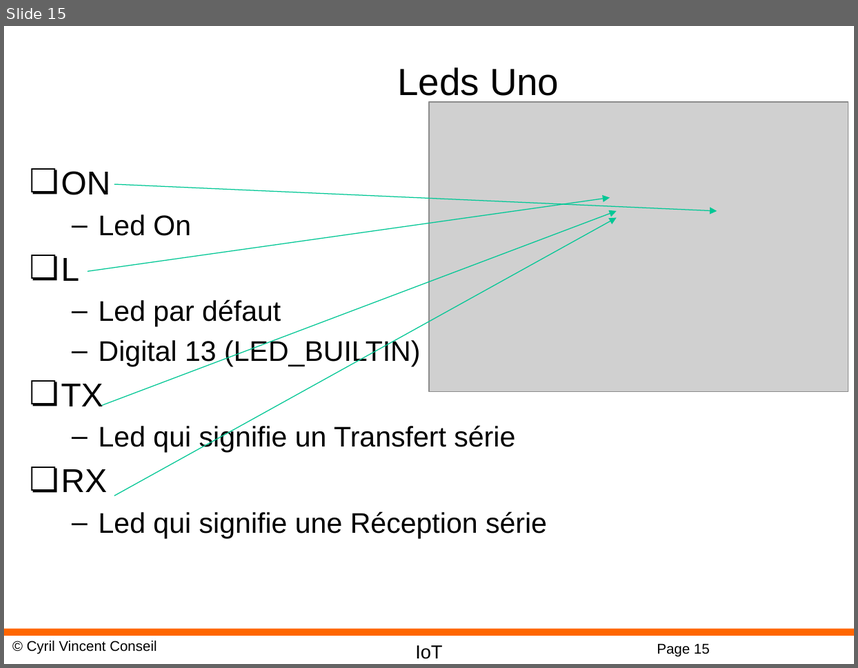
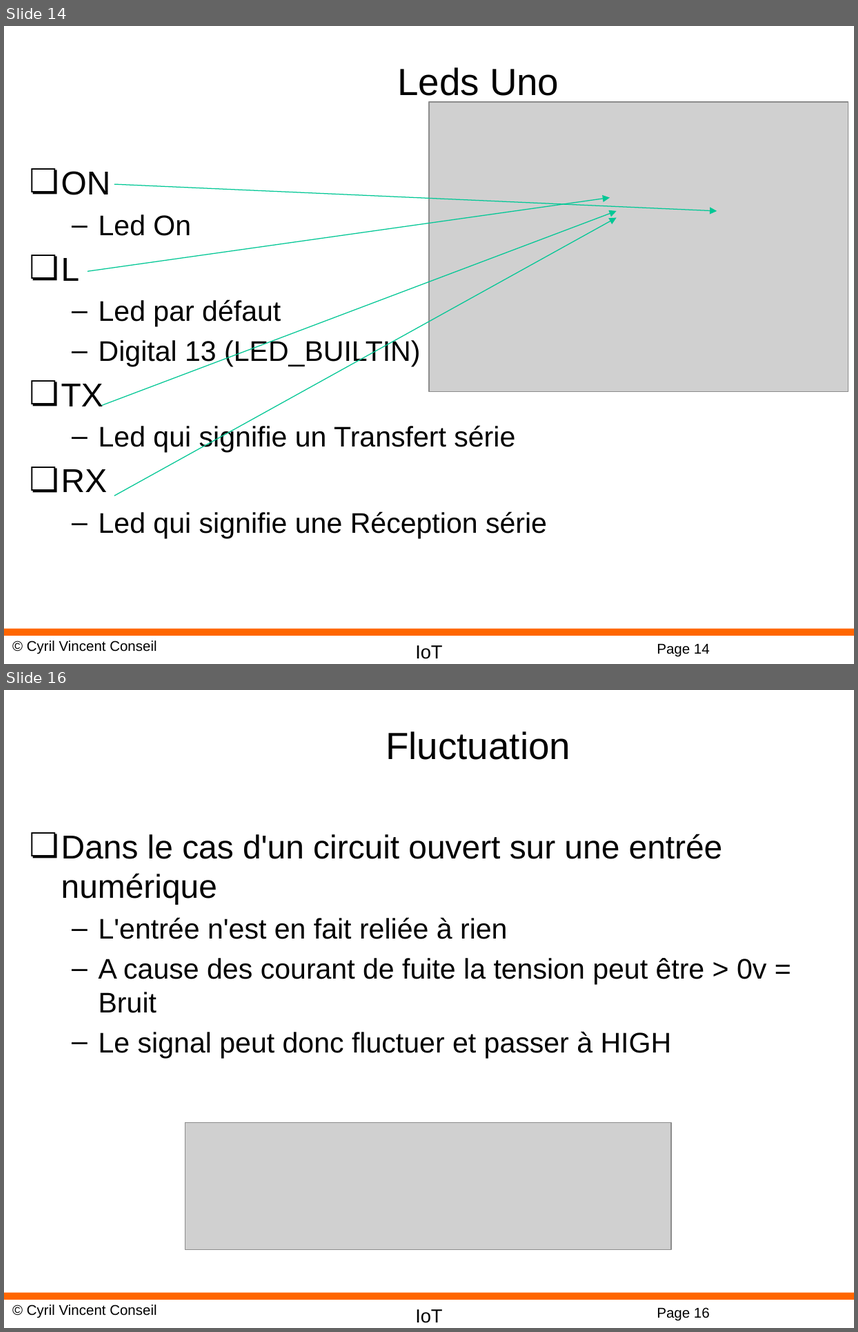
Before and after one commit to cyrilvincent/IoT, a slide deck: ppt/IoT03-ArduinoCabling.pptx. Shown one above the other, each under a label of ours: slide 15 before the commit, slides 14 and 16 after it; the slides between them are not shown. The pictures are 858x668 and 858x1332 pixels, drawn with LibreOffice and Linux fonts; fonts in the diff are those of the drawing; grey boxes stand for pictures; background and template pictures are left out. Boxes give left, top, right and bottom in pixels: in the first picture for what was removed or moved away, otherwise in the second. Text is boxed around its words. In the diff, an @@ line names an element or a change of style, - is before the commit and + after.

```diff
--- a/ppt/IoT03-ArduinoCabling.pptx
+++ b/ppt/IoT03-ArduinoCabling.pptx
@@ slide 16 added at [4, 690, 854, 1328], background #FFFFFF; not listed: 4 template elements that a slide beside it also shows @@
@@ title added at [386, 731, 570, 760], 32 pt, text #000000 @@
+Fluctuation
@@ text added at [61, 834, 766, 1058], 24 pt, text #000000 @@
+❏ Dans le cas d'un circuit ouvert sur une entrée numérique
+  – L'entrée n'est en fait reliée à rien
+  – A cause des courant de fuite la tension peut être > 0v = Bruit
+  – Le signal peut donc fluctuer et passer à HIGH
@@ picture added at [185, 1123, 671, 1250] @@
@@ what was slide 15 is now slide 14 @@
@@ page number at [657, 644, 710, 657]: text changed @@
-Page 15
+Page 14
```
Also in this commit, not shown: 2 slides changed, 3 other slides added, 1 slide removed, 35 other files.
